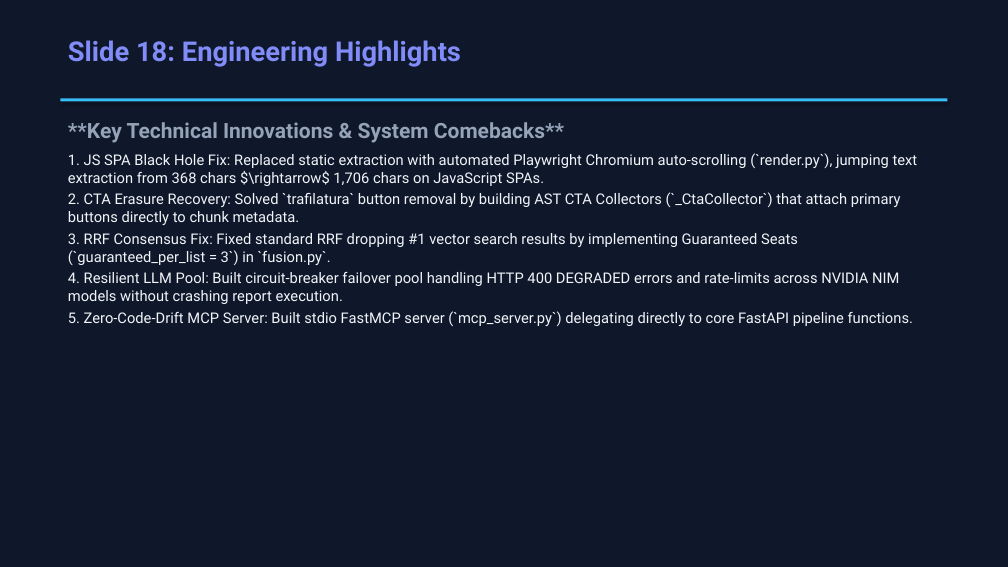
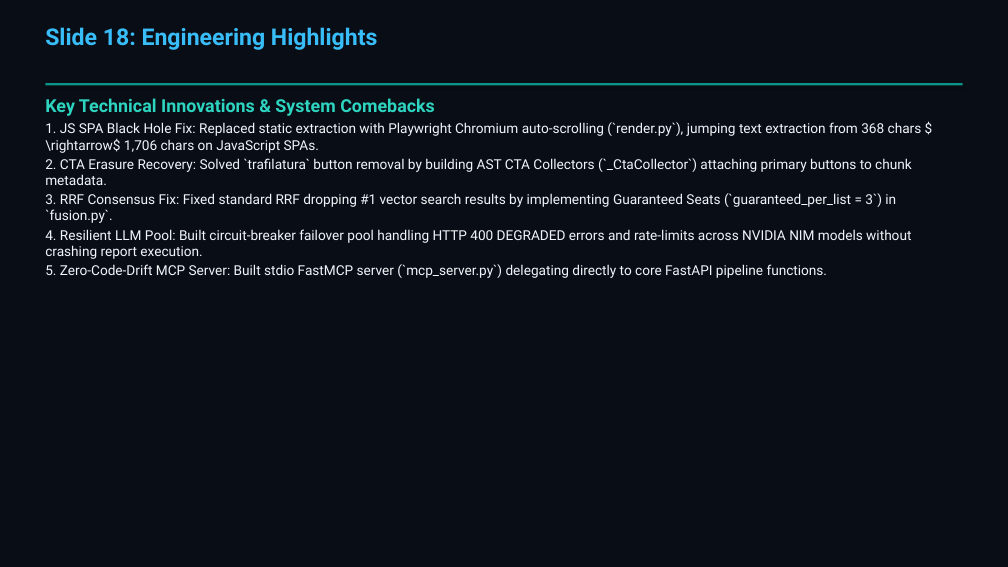
Before and after one commit to keshav9926/First-Impression-, a slide deck: slide 19 of presentation.pptx. Drawn at 1008x567 pixels with LibreOffice and Linux fonts; fonts in the diff are those of the drawing. Boxes give left, top, right and bottom in pixels: in the first picture for what was removed or moved away, otherwise in the second. Text is boxed around its words. In the diff, an @@ line names an element or a change of style, - is before the commit and + after.

Commit message:
fix(presentation): update theme to Teal/Sky, fix slide overflow bounds, add links & presenter attribution (~ Keshav)

```diff
--- a/presentation.pptx
+++ b/presentation.pptx
@@ rectangle at [0, 0, 1008, 567]: fill #0F172A to #090D16 @@
@@ text "Slide 18: Engineering Highlights": place and size @@
-text "Slide 18: Engineering Highlights" at [68, 40, 461, 67]
+text "Slide 18: Engineering Highlights" at [45, 27, 377, 50]
@@ text "Slide 18: Engineering Highlights" at [45, 27, 377, 50]: size 26 to 22 pt, text colour #818CF8 to #38BDF8 @@
@@ rectangle: place and size @@
-rectangle at [60, 98, 948, 101]
+rectangle at [45, 83, 963, 85]
@@ rectangle at [45, 83, 963, 85]: fill #38BDF8 to #0D9488 @@
@@ text at [45, 98, 922, 185]: text changed; size 14 to 13 pt @@
-**Key Technical Innovations & System Comebacks**
-1. JS SPA Black Hole Fix: Replaced static extraction with automated Playwright Chromium auto-scrolling (`render.py`), jumping text extraction from 368 chars $\rightarrow$ 1,706 chars on JavaScript SPAs.
-2. CTA Erasure Recovery: Solved `trafilatura` button removal by building AST CTA Collectors (`_CtaCollector`) that attach primary buttons directly to chunk metadata.
+Key Technical Innovations & System Comebacks
+1. JS SPA Black Hole Fix: Replaced static extraction with Playwright Chromium auto-scrolling (`render.py`), jumping text extraction from 368 chars $\rightarrow$ 1,706 chars on JavaScript SPAs.
+2. CTA Erasure Recovery: Solved `trafilatura` button removal by building AST CTA Collectors (`_CtaCollector`) attaching primary buttons to chunk metadata.
@@ text "Key Technical Innovations & System ...": place and size @@
-text "Key Technical Innovations & System ..." at [68, 122, 918, 326]
+text "Key Technical Innovations & System ..." at [45, 98, 922, 278]
@@ text at [45, 193, 911, 278]: size 14 to 13 pt in "3. RRF Consensus Fix: Fixed standard RRF ...", "4. Resilient LLM Pool: Built circuit-breaker failover ...", "5. Zero-Code-Drift MCP Server: Built stdio FastMCP ..."; less space between paragraphs @@
```
Also in this commit, not shown: 19 other slides changed, 3 other files.
